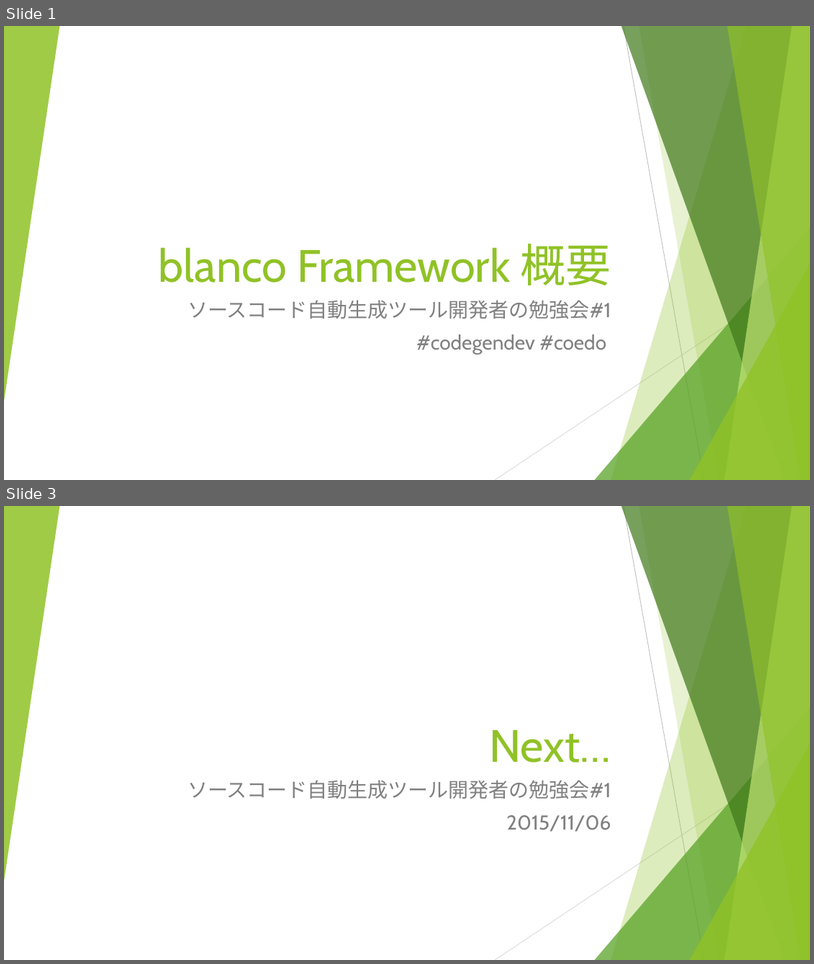
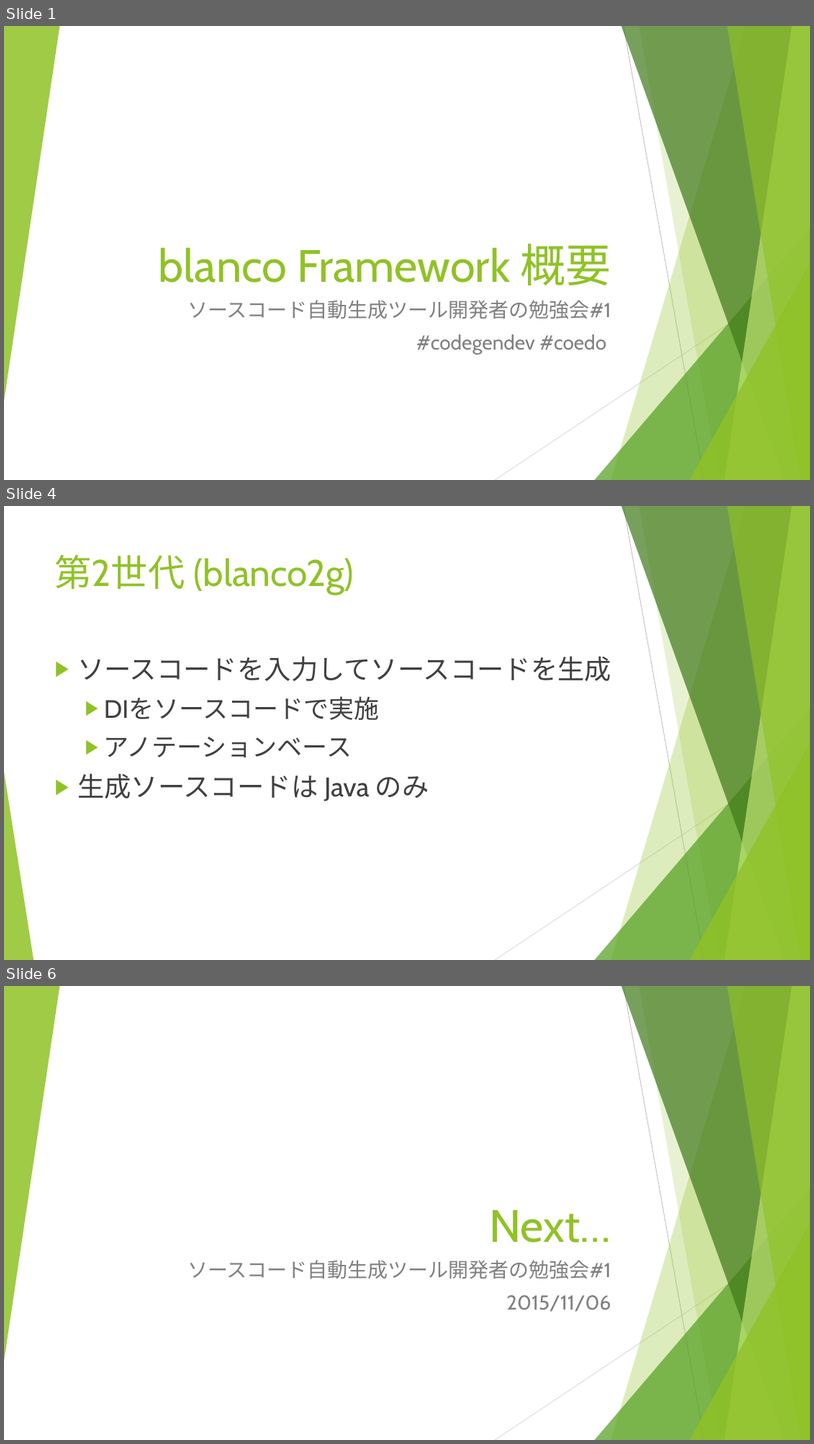
Before and after one commit to igapyon/docs, a slide deck: ppt/codegendev-blancofw.pptx. Shown one above the other, each under a label of ours: slides 1 and 3 before the commit, slides 1, 4 and 6 after it; the slides between them are not shown. The pictures are 814x964 and 814x1444 pixels, drawn with LibreOffice and Linux fonts; fonts in the diff are those of the drawing. Boxes give left, top, right and bottom in pixels: in the first picture for what was removed or moved away, otherwise in the second. Text is boxed around its words. In the diff, an @@ line names an element or a change of style, - is before the commit and + after.

```diff
--- a/ppt/codegendev-blancofw.pptx
+++ b/ppt/codegendev-blancofw.pptx
@@ slide 4 added at (4, 506, 810, 960), background #FFFFFF; not listed: 9 template elements that a slide beside it also shows @@
@@ title added at (55, 554, 354, 594), 44 pt, text #90C226 @@
+第2世代 (blanco2g)
@@ text added at (77, 656, 612, 801), 32 pt, text #404040 @@
+▶ ソースコードを入力してソースコードを生成
+  ▶ DIをソースコードで実施
+  ▶ アノテーションベース
+▶ 生成ソースコードは Java のみ
@@ triangle added at (4, 772, 34, 960), fill #90C226 at 85% opacity @@
@@ what was slide 3 is now slide 6 @@
```
Also in this commit, not shown: 1 slide changed, 2 other slides added.
